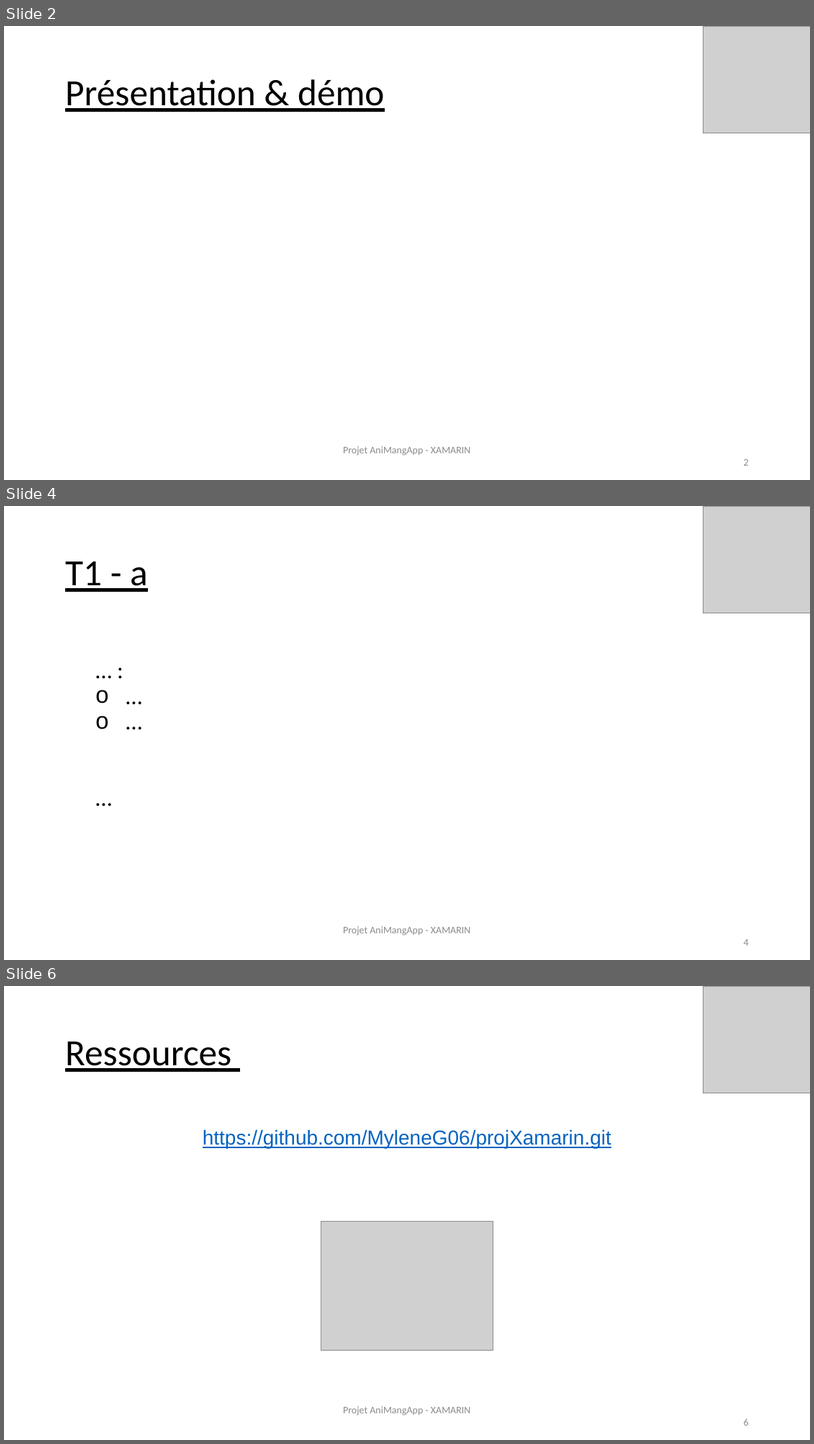
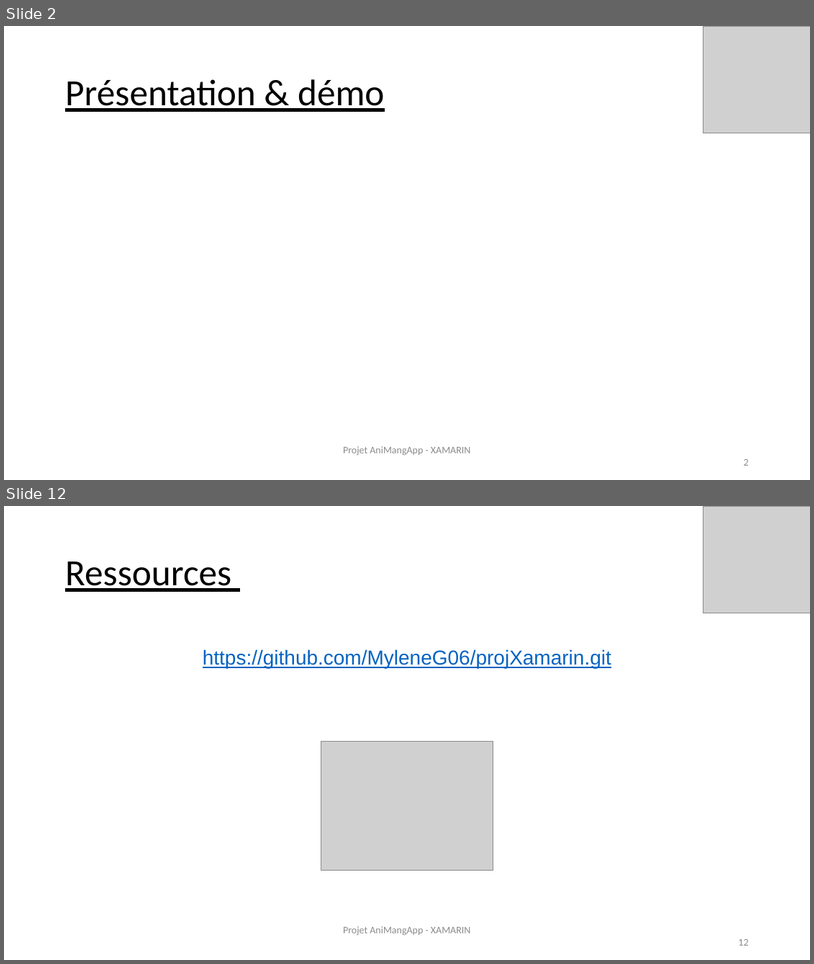
Before and after one commit to MyleneG06/projXamarin, a slide deck: Prez-Xamarin_AniMangApp.pptx. Shown one above the other, each under a label of ours: slides 2, 4 and 6 before the commit, slides 2 and 12 after it; the slides between them are not shown. The pictures are 814x1444 and 814x964 pixels, drawn with LibreOffice and Linux fonts; fonts in the diff are those of the drawing; grey boxes stand for pictures. Boxes give left, top, right and bottom in pixels: in the first picture for what was removed or moved away, otherwise in the second. Text is boxed around its words. In the diff, an @@ line names an element or a change of style, - is before the commit and + after.

```diff
--- a/Prez-Xamarin_AniMangApp.pptx
+++ b/Prez-Xamarin_AniMangApp.pptx
@@ slide 4 removed at (x1=4, y1=506, x2=810, y2=960), background #FFFFFF @@
@@ picture removed at (x1=703, y1=506, x2=810, y2=613) @@
@@ text removed at (x1=65, y1=561, x2=148, y2=592) @@
-T1 - a
@@ text removed at (x1=59, y1=628, x2=756, y2=857) @@
-    … :
-    o …
-    o …
-    …
@@ text removed at (x1=343, y1=926, x2=749, y2=945) @@
-Projet AniMangApp - XAMARIN
-4
@@ what was slide 6 is now slide 12 @@
@@ text at (x1=738, y1=939, x2=748, y2=945): text changed @@
-6
+12
```
Also in this commit, not shown: 2 slides changed, 8 slides added, 1 other slide removed.
